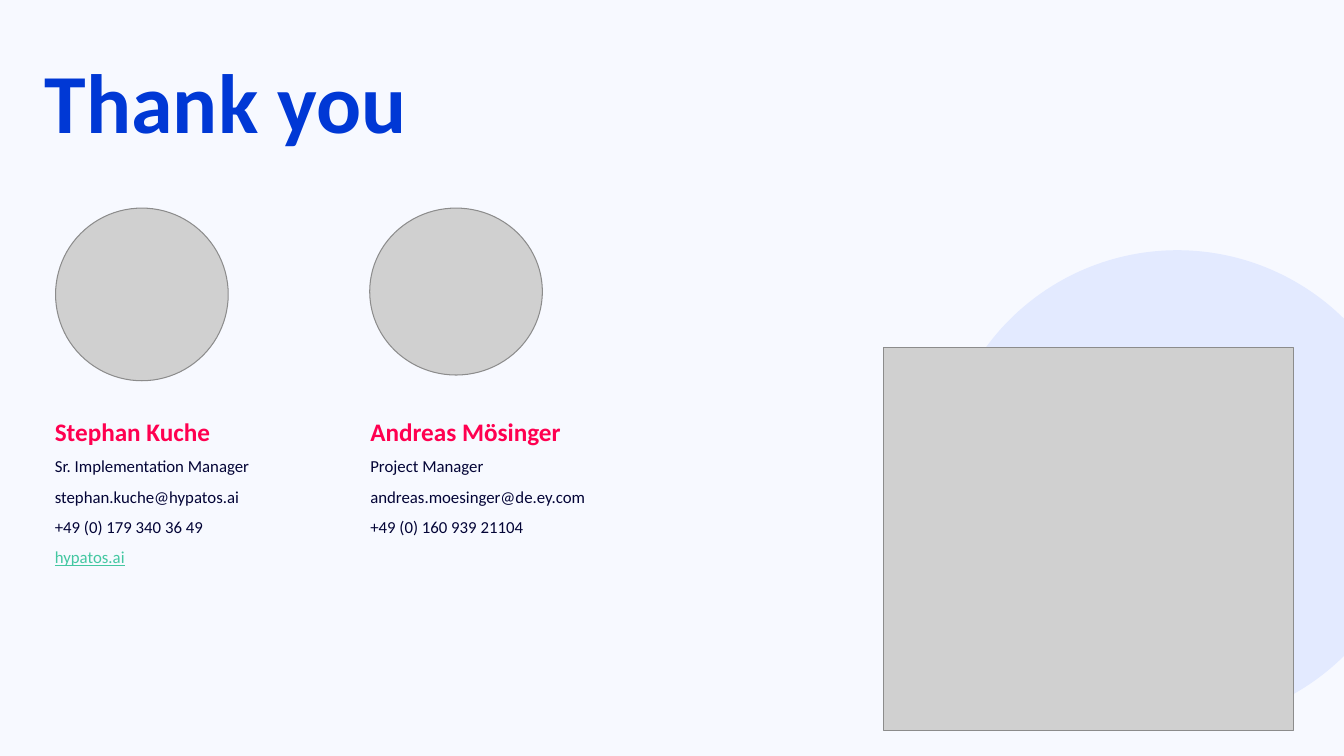
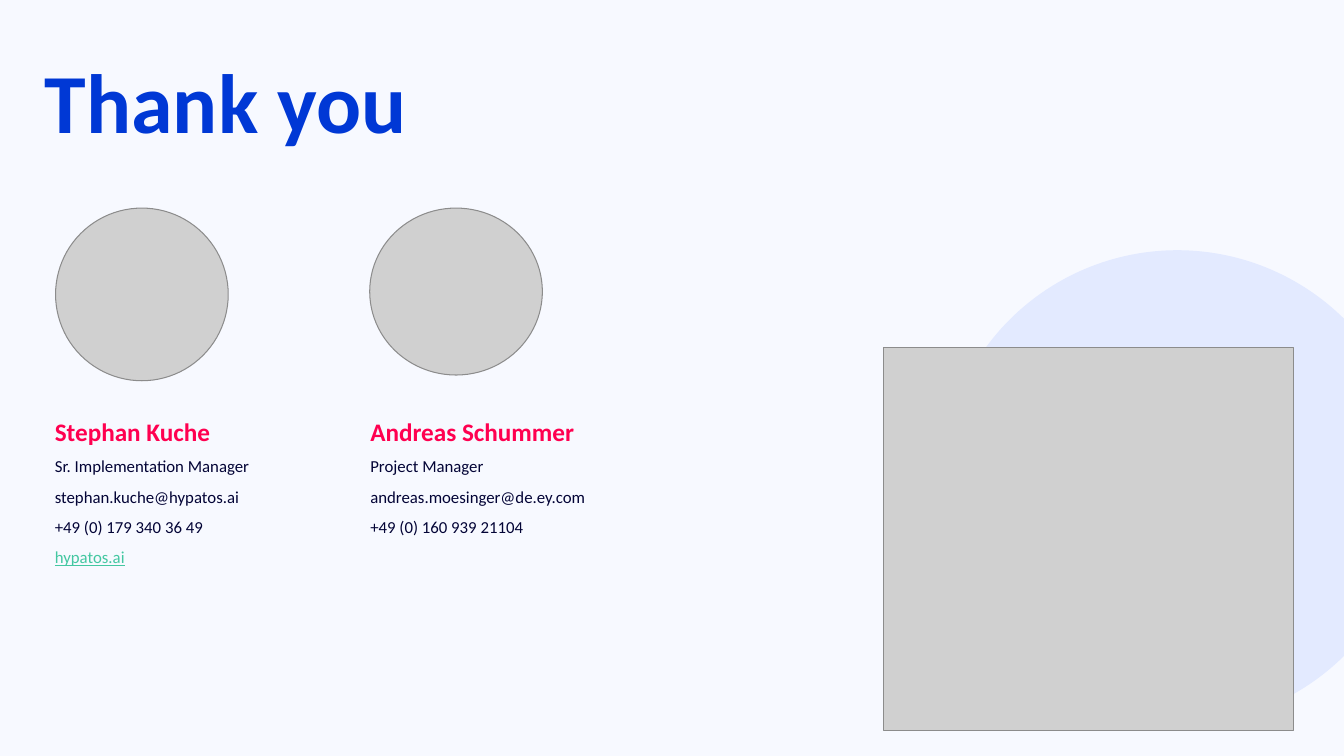
Before and after one commit to stephanHypatos/JIRAAUTOMATER, a slide deck: slide 11 of templates/template_LOH.pptx. Drawn at 1344x756 pixels with LibreOffice and Linux fonts; fonts in the diff are those of the drawing; grey boxes stand for pictures; background and template pictures are left out. Boxes give left, top, right and bottom in pixels: in the first picture for what was removed or moved away, otherwise in the second. Text is boxed around its words. In the diff, an @@ line names an element or a change of style, - is before the commit and + after.

```diff
--- a/templates/template_LOH.pptx
+++ b/templates/template_LOH.pptx
@@ text at bbox=[370, 423, 574, 442]: text changed @@
-Andreas Mösinger
+Andreas Schummer
```
